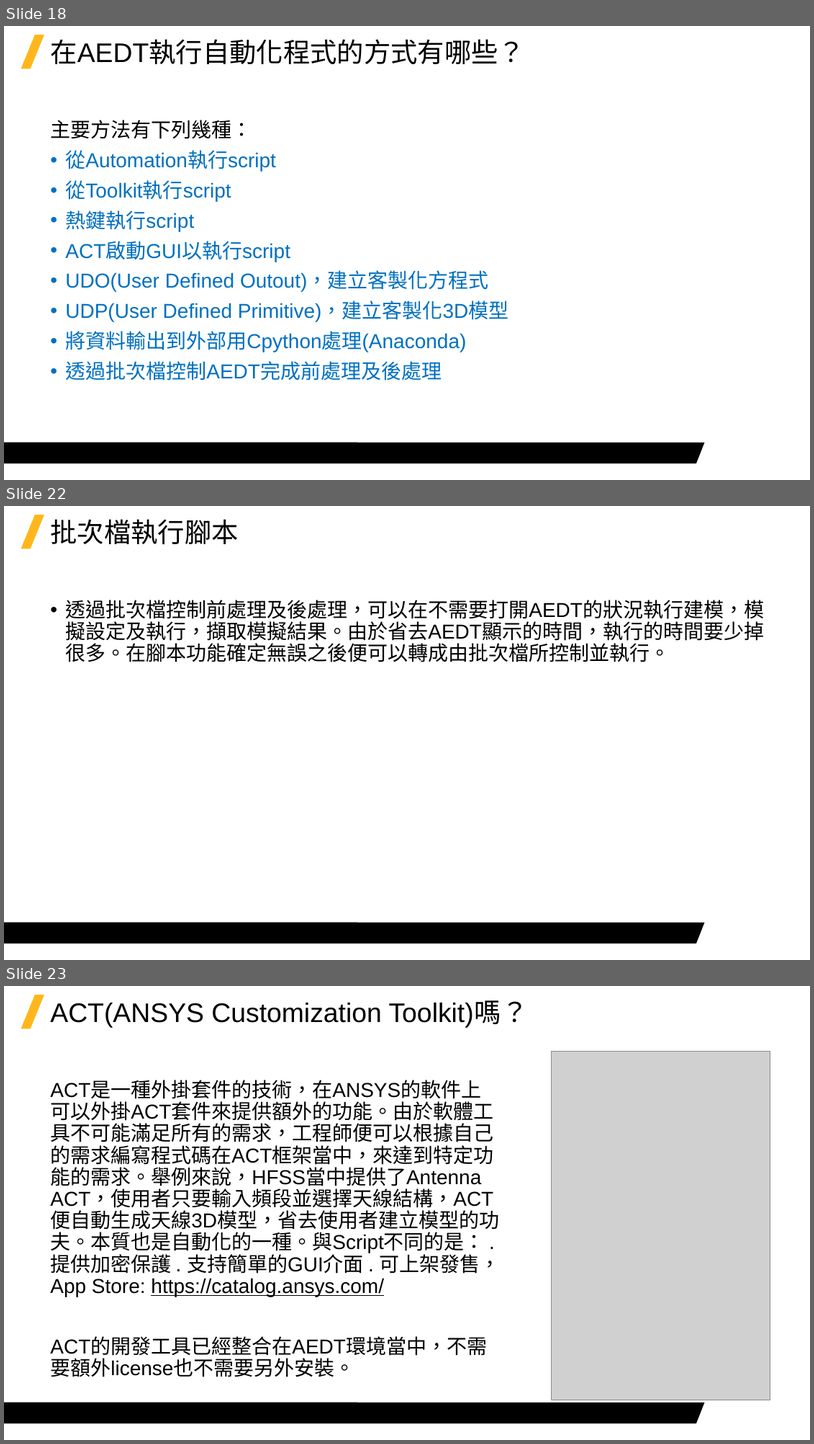
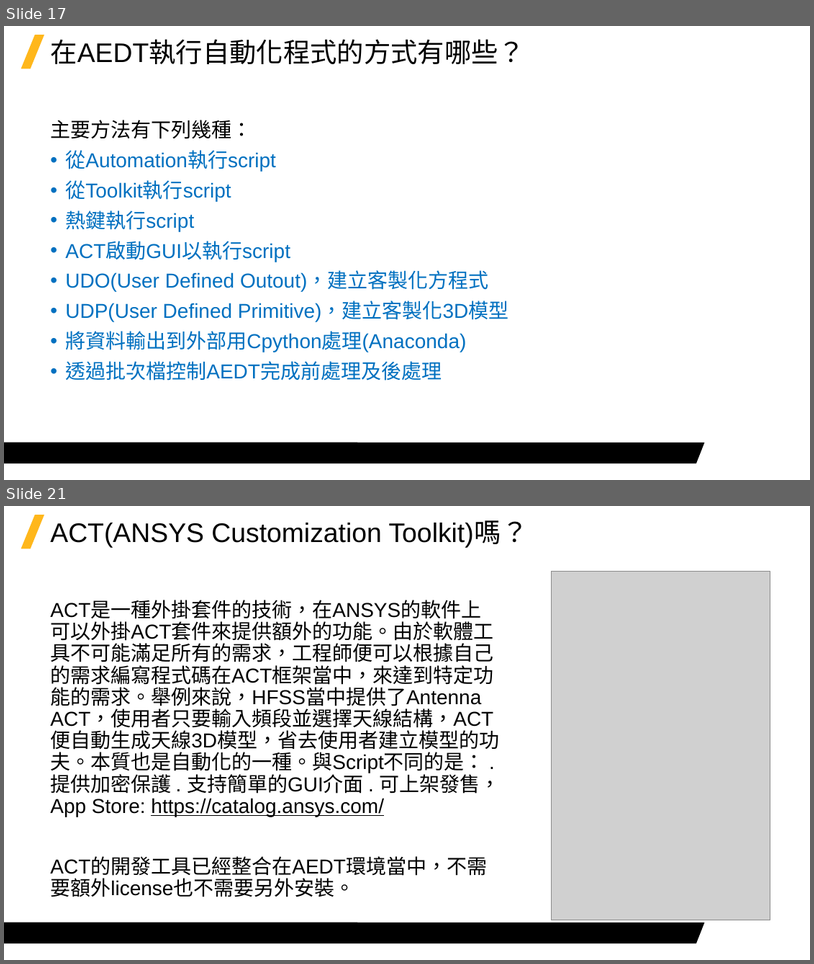
Before and after one commit to Jerrick-cheng/AEDT-Automation-Camp, a slide deck: 上課教材/Week1.pptx. Shown one above the other, each under a label of ours: slides 18, 22 and 23 before the commit, slides 17 and 21 after it; the slides between them are not shown. The pictures are 814x1444 and 814x964 pixels, drawn with LibreOffice and Linux fonts; fonts in the diff are those of the drawing; grey boxes stand for pictures; background and template pictures are left out. Boxes give left, top, right and bottom in pixels: in the first picture for what was removed or moved away, otherwise in the second. Text is boxed around its words. In the diff, an @@ line names an element or a change of style, - is before the commit and + after.

```diff
--- a/上課教材/Week1.pptx
+++ b/上課教材/Week1.pptx
@@ slide 22 removed at (x1=4, y1=506, x2=810, y2=960), background #FFFFFF; not listed: 2 template elements that a slide beside it also shows @@
@@ title removed at (x1=50, y1=519, x2=238, y2=544) @@
-批次檔執行腳本
@@ text removed at (x1=65, y1=600, x2=764, y2=662) @@
-• 透過批次檔控制前處理及後處理，可以在不需要打開AEDT的狀況執行建模，模擬設定及執行，擷取模擬結果。由於省去AEDT顯示的時間，執行的時間要少掉很多。在腳本功能確定無誤之後便可以轉成由批次檔所控制並執行。
@@ what was slide 18 is now slide 17 @@
@@ what was slide 23 is now slide 21 @@
```
Also in this commit, not shown: 4 slides changed, 1 other slide removed, 2 other files.
